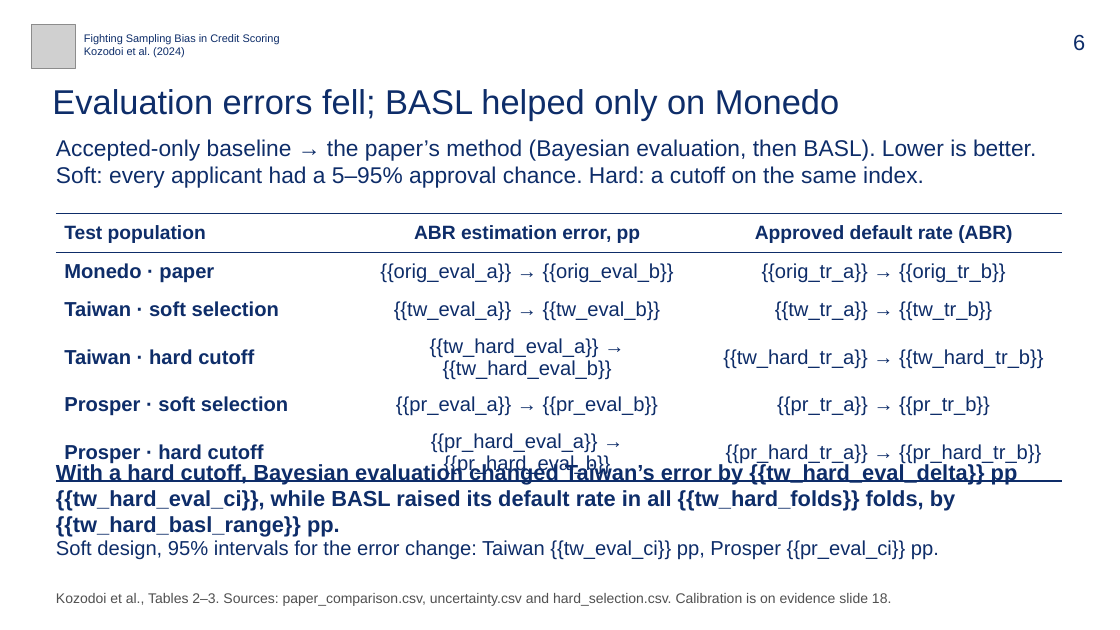
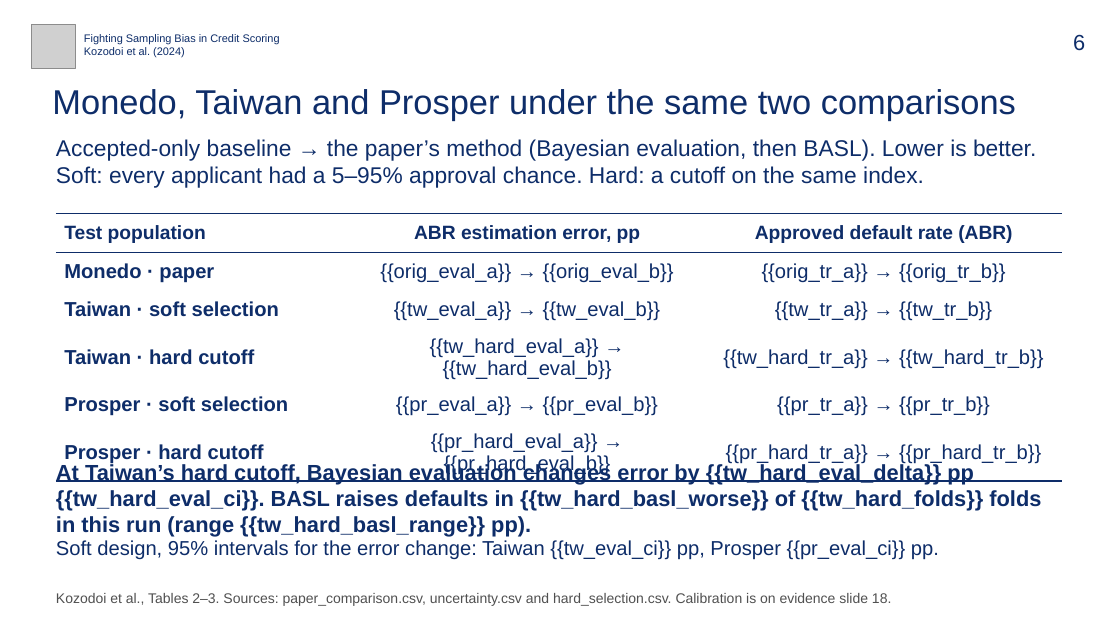
Before and after one commit to bigpurota/paper11, a slide deck: slide 6 of slides/talk-template.pptx. Drawn at 1120x630 pixels with LibreOffice and Linux fonts; fonts in the diff are those of the drawing; grey boxes stand for pictures. Boxes give left, top, right and bottom in pixels: in the first picture for what was removed or moved away, otherwise in the second. Text is boxed around its words. In the diff, an @@ line names an element or a change of style, - is before the commit and + after.

```diff
--- a/slides/talk-template.pptx
+++ b/slides/talk-template.pptx
@@ text at box(52, 89, 1016, 120): text changed @@
-Evaluation errors fell; BASL helped only on Monedo
+Monedo, Taiwan and Prosper under the same two comparisons
@@ text at box(56, 463, 1041, 537): text changed @@
-With a hard cutoff, Bayesian evaluation changed Taiwan’s error by {{tw_hard_eval_delta}} pp {{tw_hard_eval_ci}}, while BASL raised its default rate in all {{tw_hard_folds}} folds, by {{tw_hard_basl_range}} pp.
+At Taiwan’s hard cutoff, Bayesian evaluation changes error by {{tw_hard_eval_delta}} pp {{tw_hard_eval_ci}}. BASL raises defaults in {{tw_hard_basl_worse}} of {{tw_hard_folds}} folds in this run (range {{tw_hard_basl_range}} pp).
```
Also in this commit, not shown: 3 other slides changed, 21 other files.
